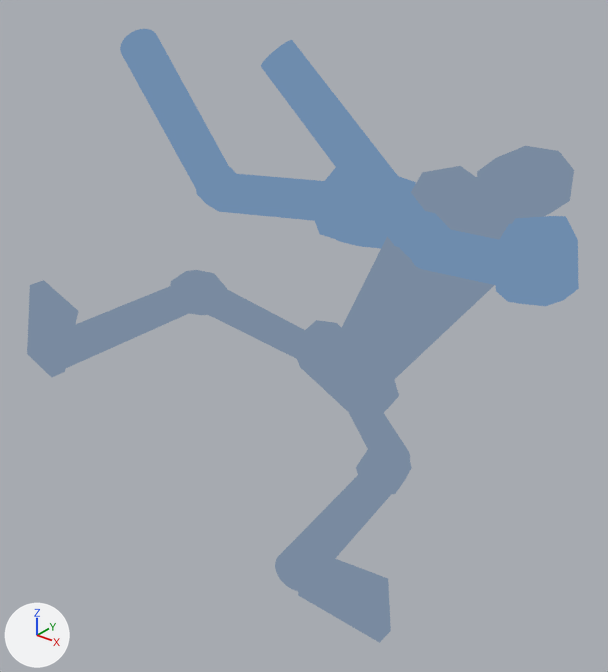
Two versions of the Blender file .sprite_gen/sprite_gen/units/player/player.blend, one commit apart.
Both versions are drawn from a 50 mm camera at (4.85, -3.79, 4.22) aimed at (-0.17, 2.49, 0.33). Arrows for +X, +Y and +Z are at lower left; the lights stay in place. The older version comes first.

Objects in the first picture: 'head', 'hips', 'left arm.001', 'left arm.002', 'left elbow', 'left elbow.001', 'left foot', 'left forearm.001', 'left forearm.002', 'left knee', 'left shin', 'left shoulder', 'left thigh', 'right foot', 'right knee', 'right shin', 'right shoulder', 'right thigh', 'torso'.
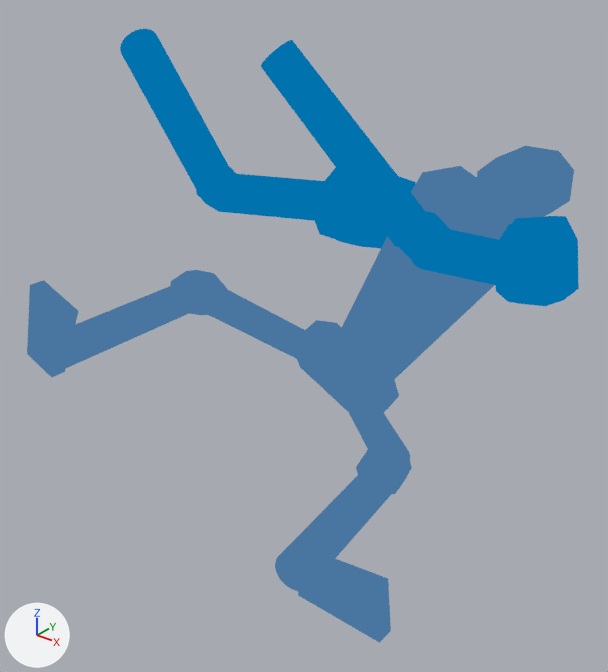
The change, as a list of edits to the scene's bpy script:
```text
Change mat_base:
    where n1 = _N.new('ShaderNodeHueSaturation'); n1.name = 'Hue/Saturation/Value'
    n1.inputs[1].default_value: 0.5 -> 0.9  # 'Saturation'
Change mat_base_001:
    where n1 = _N.new('ShaderNodeHueSaturation'); n1.name = 'Hue/Saturation/Value'
    n1.inputs[1].default_value: 0.7 -> 1.2  # 'Saturation'
```

Pixel boxes [x1, y1, x2, y2] of what changed, in the pictures (608 x 672 px):
'torso', surface changed
    both: [342, 166, 525, 379]
'left forearm.002', surface changed (darker)
    both: [261, 40, 428, 247]
'left forearm.001', surface changed (darker)
    both: [120, 29, 233, 197]
'left foot', surface changed
    both: [295, 548, 391, 643]
'left shin', surface changed
    both: [275, 464, 399, 591]
'left shoulder', surface changed (darker)
    both: [496, 216, 579, 306]
'head', surface changed
    both: [477, 146, 574, 218]
'hips', surface changed
    both: [297, 320, 399, 413]
'right shin', surface changed
    both: [66, 284, 196, 368]
'left arm.002', surface changed (darker)
    both: [412, 229, 543, 289]
'left arm.001', surface changed (darker)
    both: [217, 174, 347, 222]
'right thigh', surface changed
    both: [208, 288, 325, 366]
'right foot', surface changed
    both: [27, 280, 78, 377]
'right shoulder', surface changed (darker)
    both: [315, 168, 416, 249]
'left thigh', surface changed
    both: [348, 394, 410, 459]
'left elbow.001', surface changed (darker)
    both: [399, 211, 451, 265]
'left knee', surface changed
    both: [356, 440, 412, 494]
'right knee', surface changed
    both: [170, 270, 227, 315]
'left elbow', surface changed (darker)
    both: [196, 167, 239, 210]
